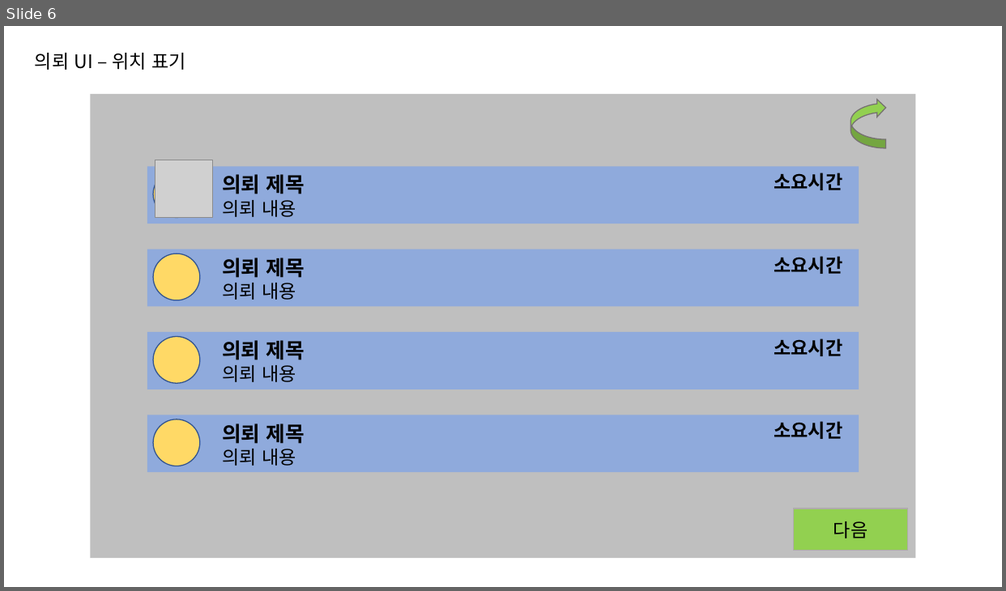
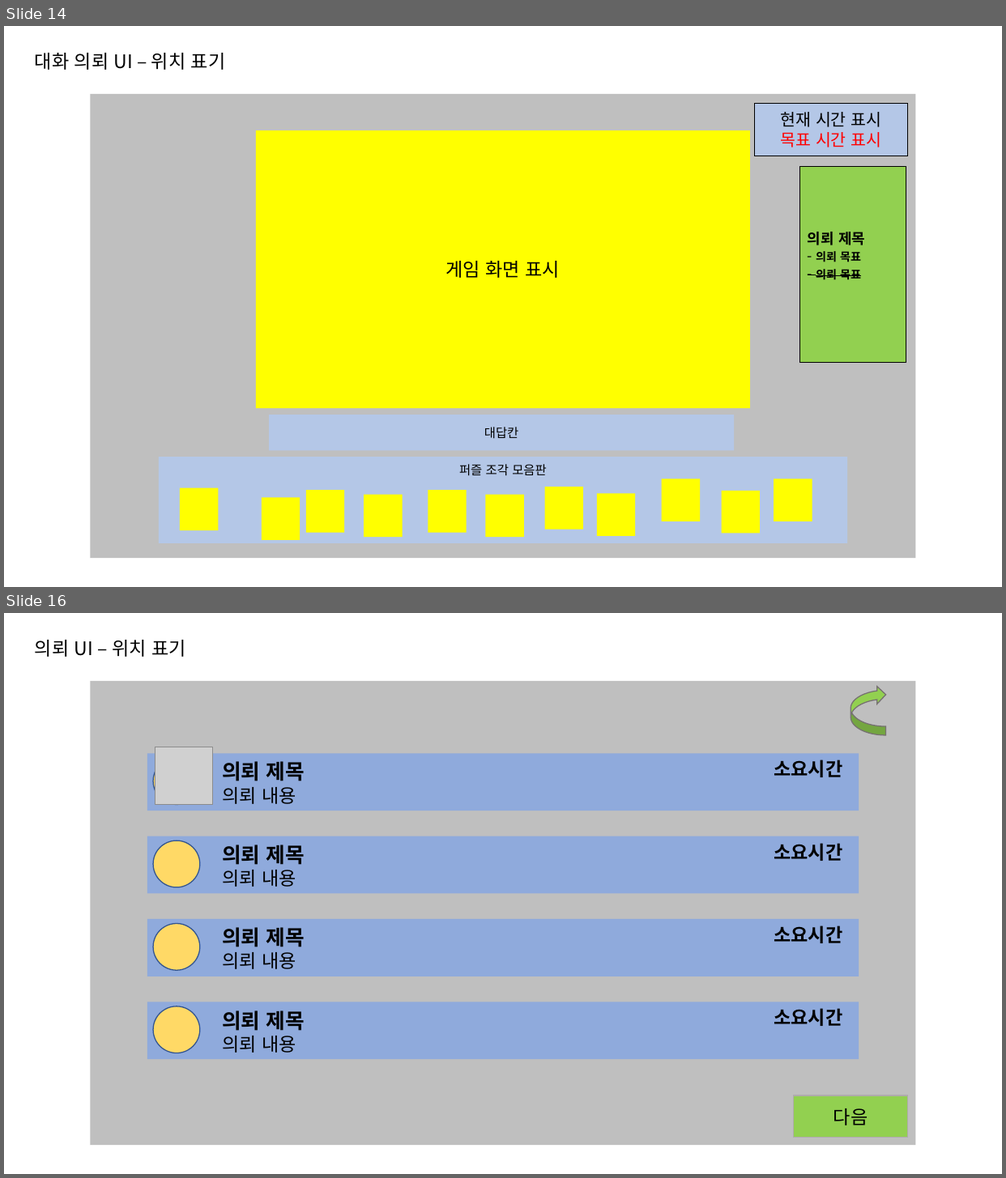
Before and after one commit to go4521304/Backyeah, a slide deck: document/UI기획서초안_ver1.1.pptx. Shown one above the other, each under a label of ours: slide 6 before the commit, slides 14 and 16 after it; the slides between them are not shown. The pictures are 1006x591 and 1006x1178 pixels, drawn with LibreOffice and Linux fonts; fonts in the diff are those of the drawing; grey boxes stand for pictures. Boxes give left, top, right and bottom in pixels: in the first picture for what was removed or moved away, otherwise in the second. Text is boxed around its words. In the diff, an @@ line names an element or a change of style, - is before the commit and + after.

```diff
--- a/document/UI기획서초안_ver1.1.pptx
+++ b/document/UI기획서초안_ver1.1.pptx
@@ slide 14 added at <box>4,26,1002,587</box>, background #FFFFFF @@
@@ text added at <box>35,53,226,70</box>, 18 pt, text #000000 @@
+대화 의뢰 UI – 위치 표기
@@ rectangle added at <box>90,94,916,558</box>, fill #BFBFBF @@
@@ rectangle added at <box>755,104,908,156</box>, fill #B4C7E7, outline #000000 1 pt, 16 pt, text #000000 @@
+현재 시간 표시
+목표 시간 표시
@@ rectangle added at <box>256,130,750,408</box>, fill #FFFF00, 18 pt, text #000000 @@
+게임 화면 표시
@@ rectangle added at <box>800,167,906,362</box>, fill #92D050, outline #000000 1 pt, 11 pt, text #000000, bold @@
+의뢰 제목
+- 의뢰 목표
+- 의뢰 목표
@@ rectangle added at <box>269,415,734,450</box>, fill #B4C7E7, 12 pt, text #000000 @@
+대답칸
@@ rectangle added at <box>159,457,848,544</box>, fill #B4C7E7, 12 pt, text #000000 @@
+퍼즐 조각 모음판
@@ rectangle added at <box>544,487,582,530</box>, fill #FFFF00 @@
@@ rectangle added at <box>662,479,701,522</box>, fill #FFFF00 @@
@@ rectangle added at <box>774,479,812,522</box>, fill #FFFF00 @@
@@ rectangle added at <box>180,488,218,531</box>, fill #FFFF00 @@
@@ rectangle added at <box>262,497,300,540</box>, fill #FFFF00 @@
@@ rectangle added at <box>305,490,344,533</box>, fill #FFFF00 @@
@@ rectangle added at <box>364,495,403,537</box>, fill #FFFF00 @@
@@ rectangle added at <box>428,490,466,533</box>, fill #FFFF00 @@
@@ rectangle added at <box>485,495,523,537</box>, fill #FFFF00 @@
@@ rectangle added at <box>597,494,635,536</box>, fill #FFFF00 @@
@@ rectangle added at <box>721,491,760,534</box>, fill #FFFF00 @@
@@ what was slide 6 is now slide 16 @@
```
Also in this commit, not shown: 3 slides changed, 9 other slides added, 1 other file.
